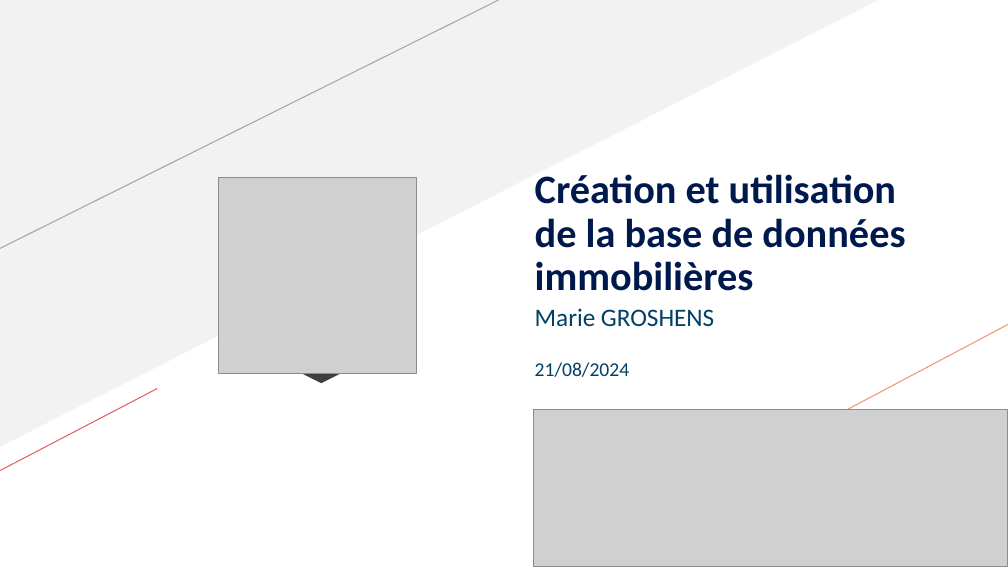
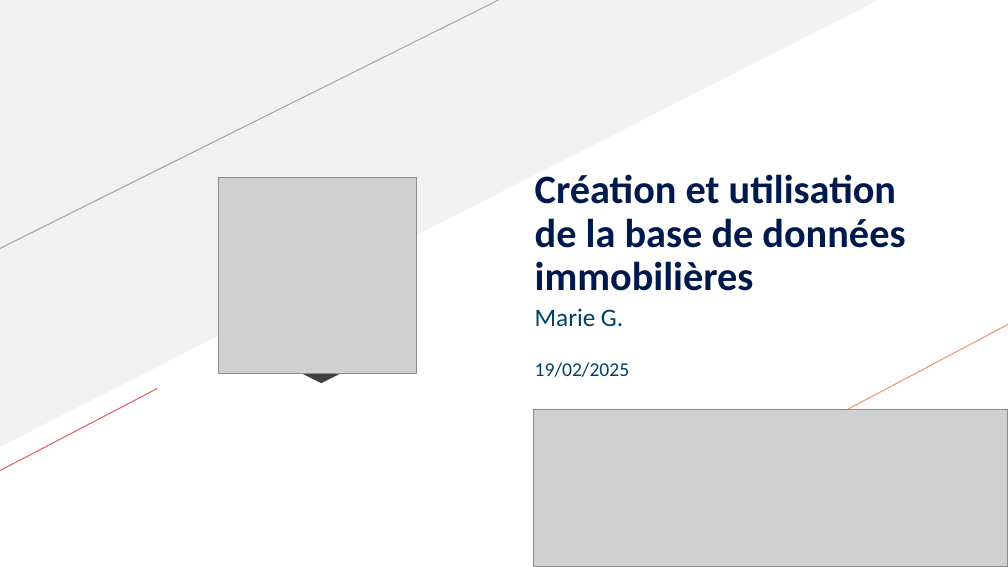
Before and after one commit to littlecoffe8/OCR_P5, a slide deck: slide 1 of Presentation.pptx. Drawn at 1008x567 pixels with LibreOffice and Linux fonts; fonts in the diff are those of the drawing; grey boxes stand for pictures. Boxes give left, top, right and bottom in pixels: in the first picture for what was removed or moved away, otherwise in the second. Text is boxed around its words. In the diff, an @@ line names an element or a change of style, - is before the commit and + after.

```diff
--- a/Presentation.pptx
+++ b/Presentation.pptx
@@ subtitle at box(535, 308, 630, 377): text changed; size 18 to 14 pt @@
-Marie GROSHENS
-21/08/2024
+Marie G.
+19/02/2025
```
Also in this commit, not shown: 13 other slides changed.
